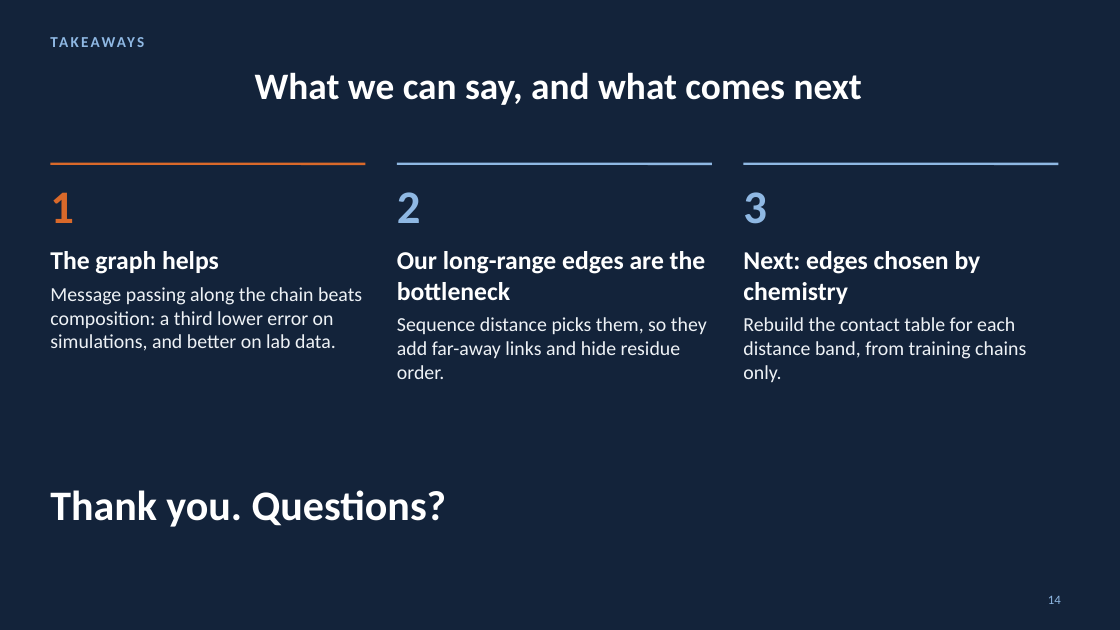
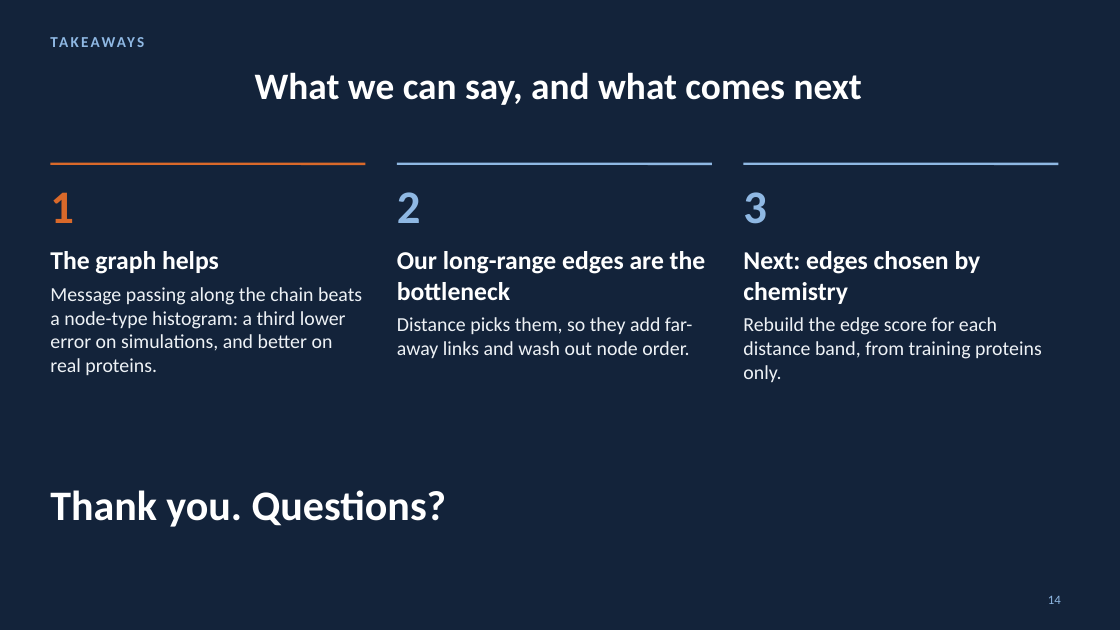
Before and after one commit to Andychung1229/claudev2, a slide deck: slide 14 of comp5222-presentation/ContactGAT_talk.pptx. Drawn at 1120x630 pixels with LibreOffice and Linux fonts; fonts in the diff are those of the drawing. Boxes give left, top, right and bottom in pixels: in the first picture for what was removed or moved away, otherwise in the second. Text is boxed around its words. In the diff, an @@ line names an element or a change of style, - is before the commit and + after.

```diff
--- a/comp5222-presentation/ContactGAT_talk.pptx
+++ b/comp5222-presentation/ContactGAT_talk.pptx
@@ text at (x1=50, y1=287, x2=362, y2=376): text changed @@
-Message passing along the chain beats composition: a third lower error on simulations, and better on lab data.
+Message passing along the chain beats a node-type histogram: a third lower error on simulations, and better on real proteins.
@@ text at (x1=397, y1=317, x2=693, y2=358): text changed @@
-Sequence distance picks them, so they add far-away links and hide residue order.
+Distance picks them, so they add far-away links and wash out node order.
@@ text at (x1=743, y1=317, x2=1042, y2=383): text changed @@
-Rebuild the contact table for each distance band, from training chains only.
+Rebuild the edge score for each distance band, from training proteins only.
```
Also in this commit, not shown: 5 other slides changed, 1 slide added, 1 slide removed, 2 other files.
